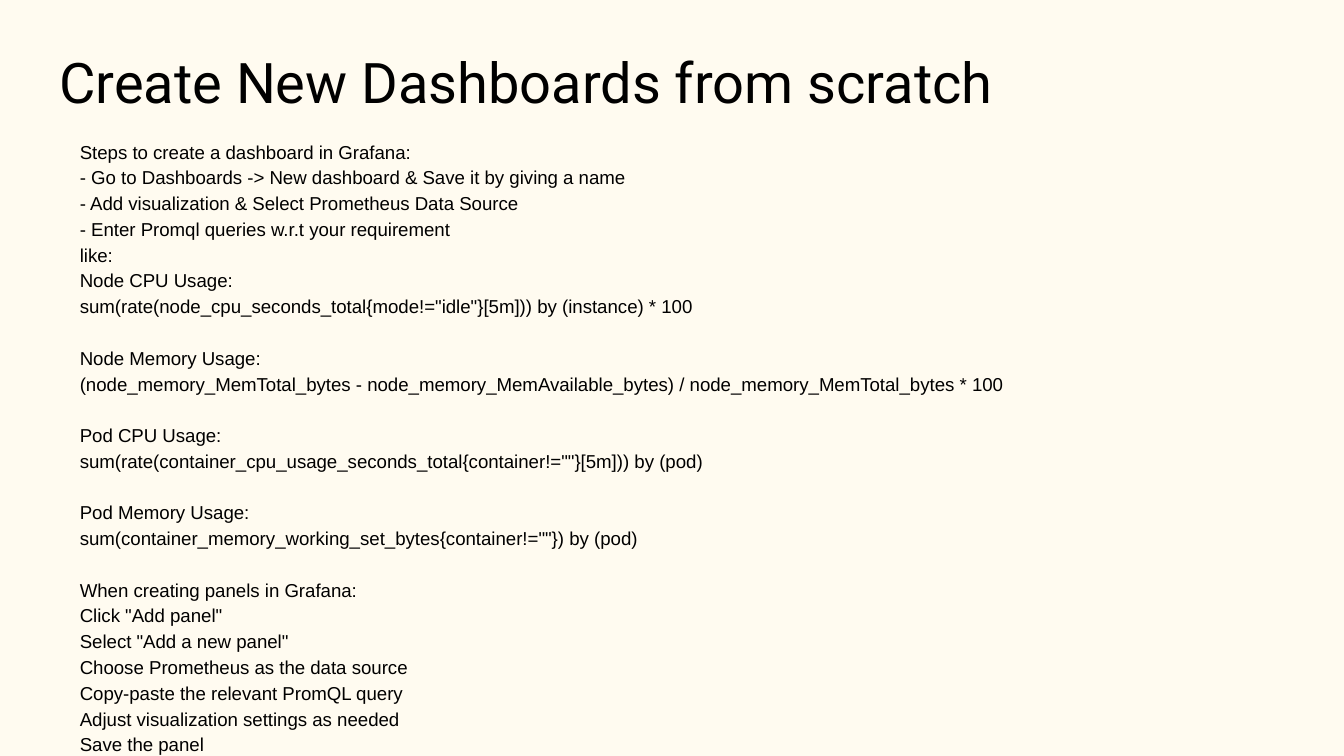
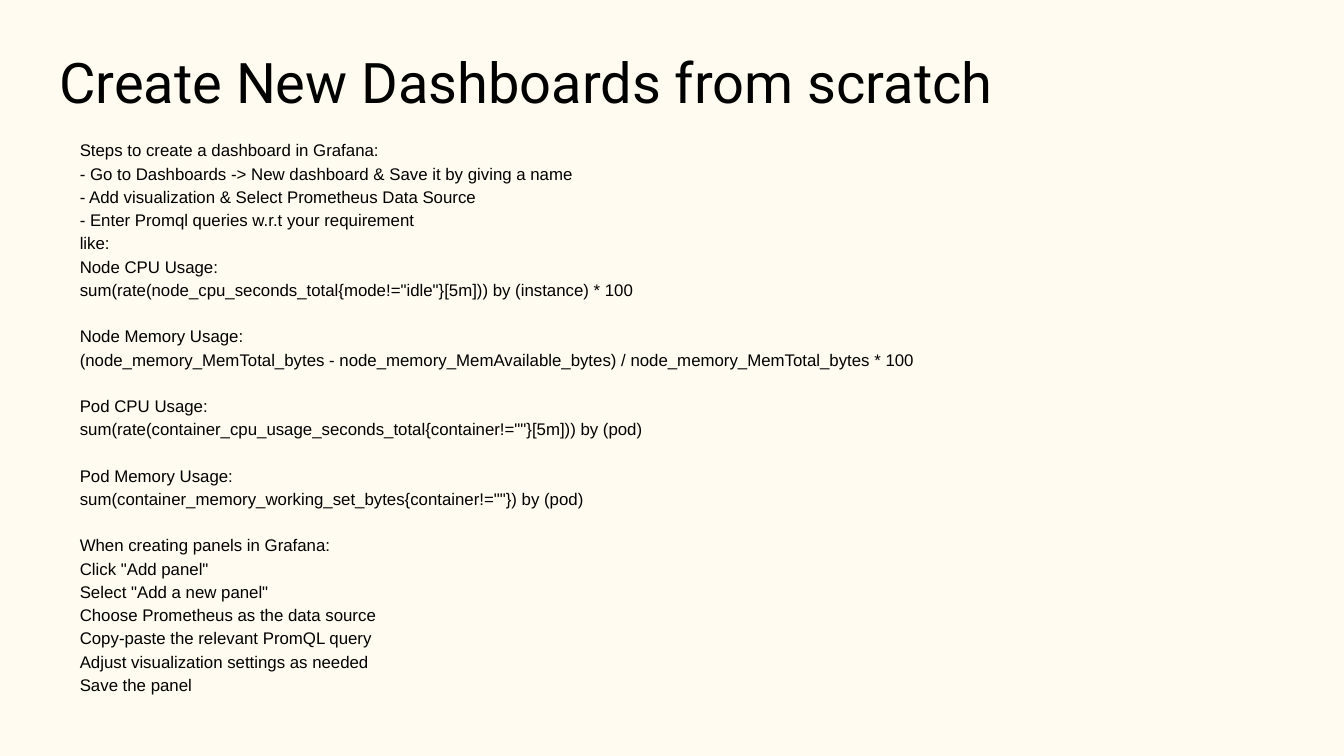
Before and after one commit to aryanm12/observability-demo, a slide deck: slide 36 of Observability.pptx (slide 38 before the commit). Drawn at 1344x756 pixels with LibreOffice and Linux fonts; fonts in the diff are those of the drawing. Boxes give left, top, right and bottom in pixels: in the first picture for what was removed or moved away, otherwise in the second. Text is boxed around its words. In the diff, an @@ line names an element or a change of style, - is before the commit and + after.

```diff
--- a/Observability.pptx
+++ b/Observability.pptx
@@ text "Steps to create a dashboard ..." at [80,143,914,695]: size 10 to 9 pt @@
```
Also in this commit, not shown: 9 other slides changed, 2 slides removed, 2 other files.
